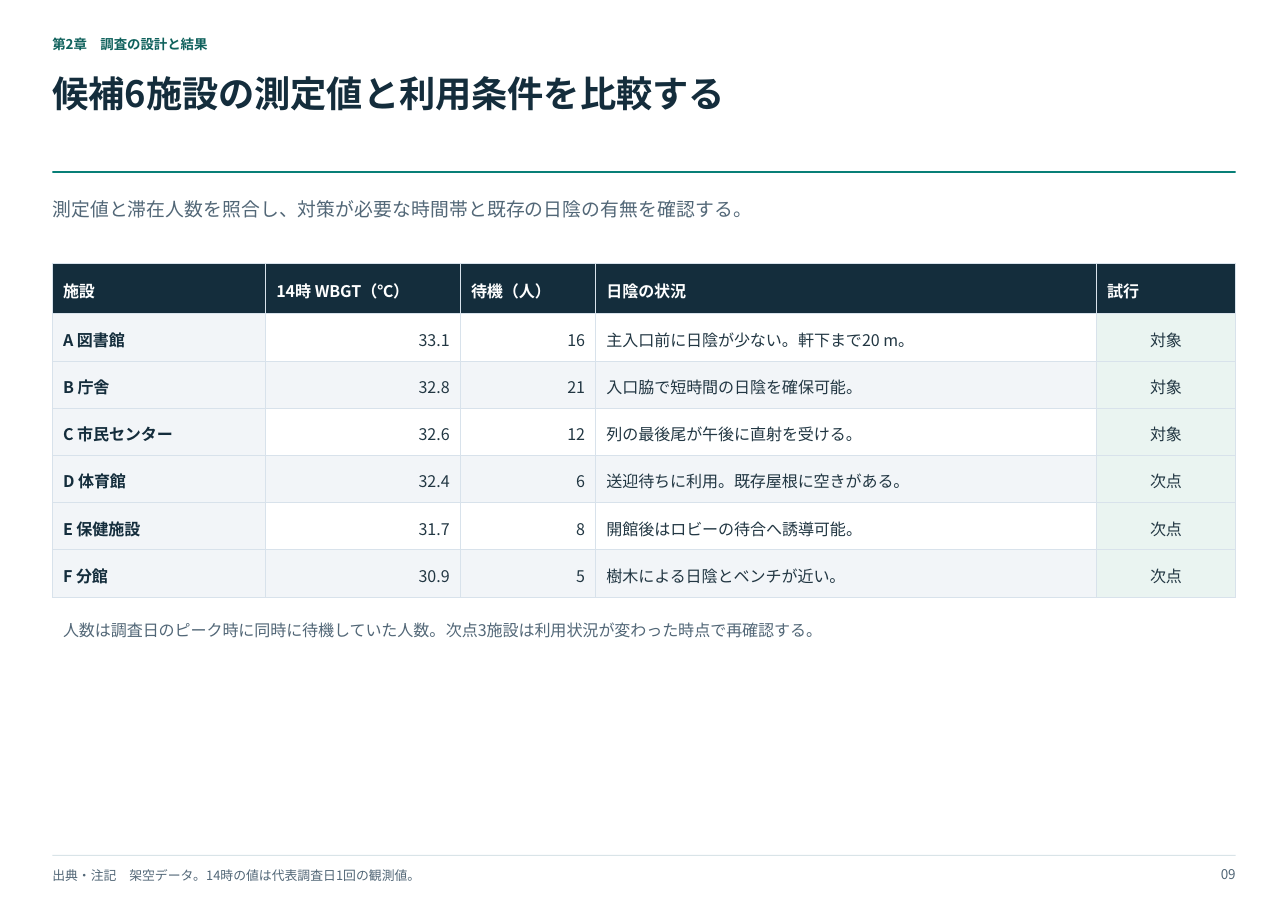
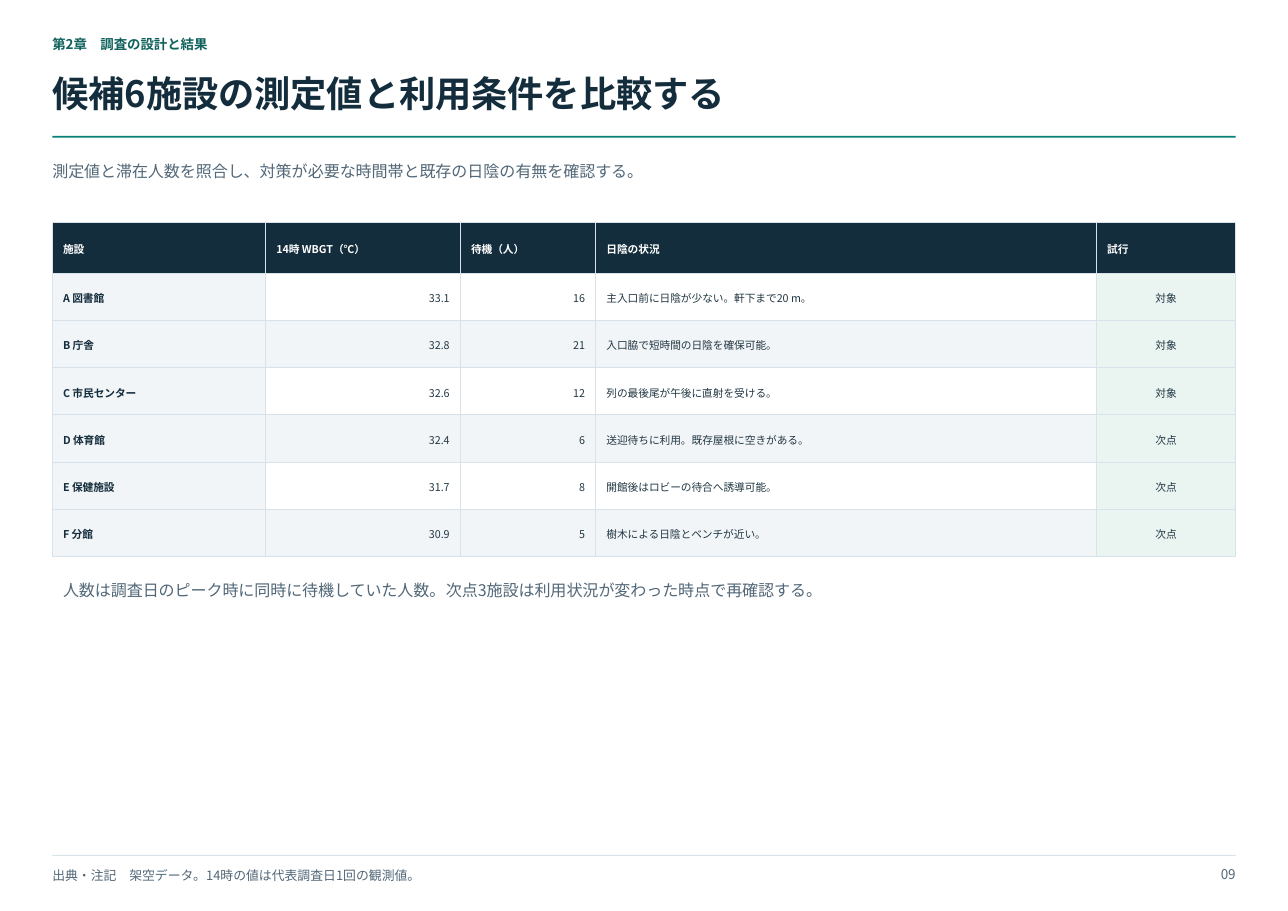
Before and after one commit to sibyl2501/consulting-pptx-templates, a slide deck: slide 9 of consulting_layout_examples.pptx. Drawn at 1288x911 pixels with LibreOffice and Linux fonts; fonts in the diff are those of the drawing. Boxes give left, top, right and bottom in pixels: in the first picture for what was removed or moved away, otherwise in the second. Text is boxed around its words. In the diff, an @@ line names an element or a change of style, - is before the commit and + after.

```diff
--- a/consulting_layout_examples.pptx
+++ b/consulting_layout_examples.pptx
@@ line moved from (53, 172) - (1236, 172) to (53, 137) - (1236, 137) @@
@@ text "測定値と滞在人数を照合し、対策が必要な時間帯と既存の日陰の有無を確認する。": place and size @@
-text "測定値と滞在人数を照合し、対策が必要な時間帯と既存の日陰の有無を確認する。" at bbox=[52, 200, 751, 218]
+text "測定値と滞在人数を照合し、対策が必要な時間帯と既存の日陰の有無を確認する。" at bbox=[52, 163, 643, 179]
@@ text "測定値と滞在人数を照合し、対策が必要な時間帯と既存の日陰の有無を確認する。" at bbox=[52, 163, 643, 179]: size 12.3 to 10.5 pt @@
@@ table at bbox=[53, 223, 1237, 556] @@
@@ size 10.5 to 7 pt @@
@@ table: place and size @@
-table at bbox=[53, 263, 1237, 597]
+table at bbox=[53, 223, 1237, 556]
@@ text "人数は調査日のピーク時に同時に待機していた人数。次点3施設は利用状況が変わった時点で再確認する。": place and size @@
-text "人数は調査日のピーク時に同時に待機していた人数。次点3施設は利用状況が変わった時点で再確認する。" at bbox=[63, 622, 822, 638]
+text "人数は調査日のピーク時に同時に待機していた人数。次点3施設は利用状況が変わった時点で再確認する。" at bbox=[63, 582, 822, 598]
```
Also in this commit, not shown: 12 other slides changed, 4 other files.
